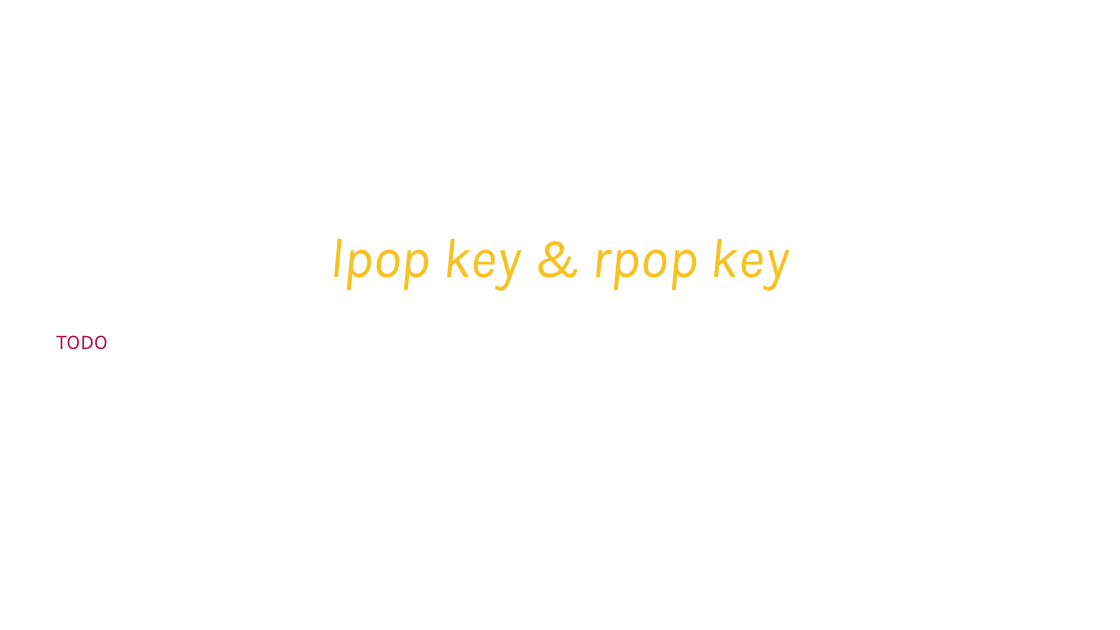
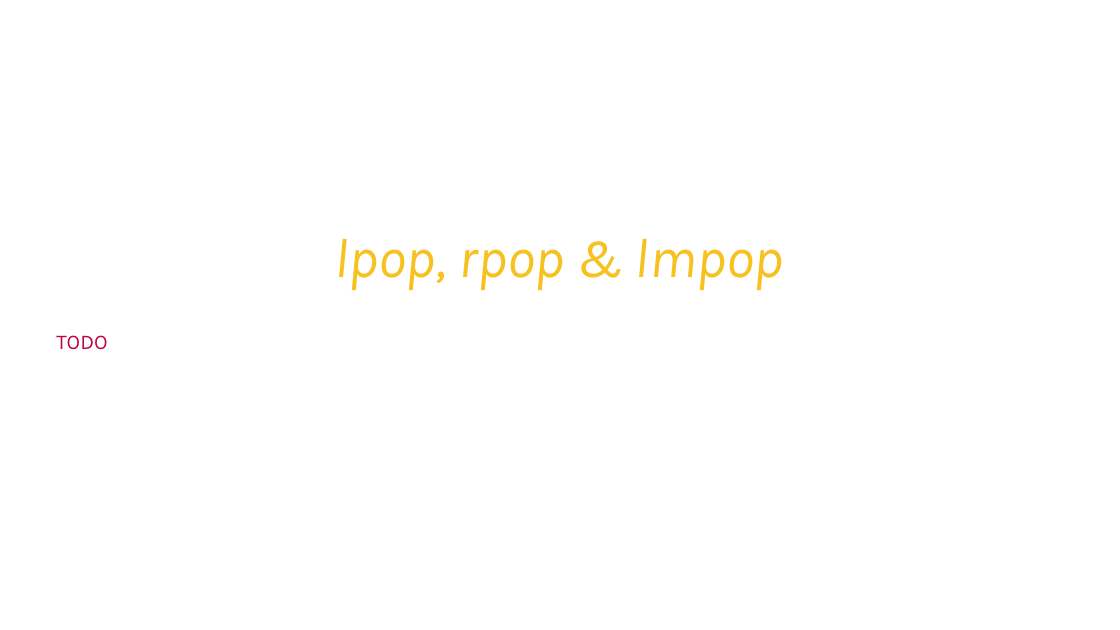
Before and after one commit to Saleel-Bagde/PPT-s, a slide deck: slide 42 of redis Ver2.pptx. Drawn at 1120x630 pixels with LibreOffice and Linux fonts; fonts in the diff are those of the drawing. Boxes give left, top, right and bottom in pixels: in the first picture for what was removed or moved away, otherwise in the second. Text is boxed around its words. In the diff, an @@ line names an element or a change of style, - is before the commit and + after.

```diff
--- a/redis Ver2.pptx
+++ b/redis Ver2.pptx
@@ text at (334, 239, 784, 290): text changed @@
-lpop key & rpop key
+lpop, rpop & lmpop
```
Also in this commit, not shown: 3 other slides changed, 1 slide added.
